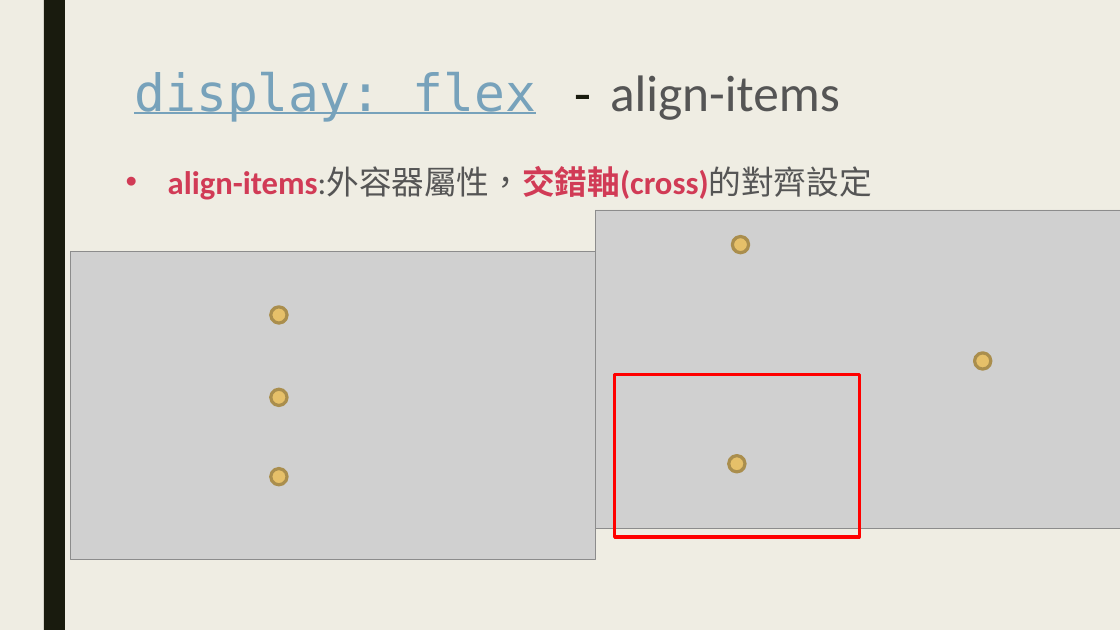
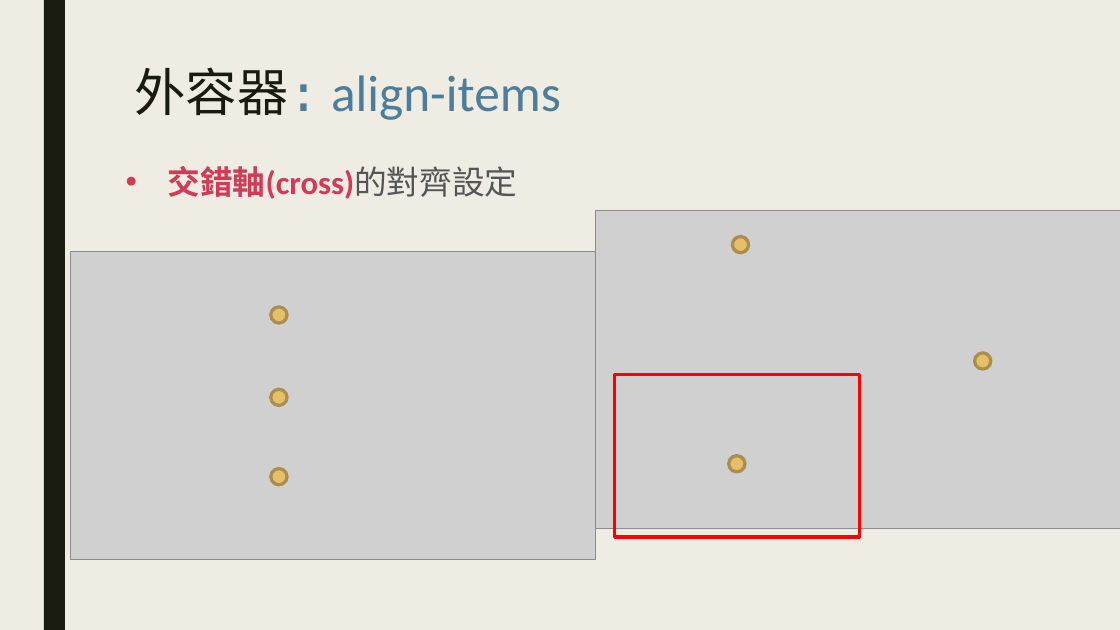
Before and after one commit to Alicexdcw/FrontEndTutorial, a slide deck: slide 17 of sidle-project-porfit.pptx (slide 9 before the commit). Drawn at 1120x630 pixels with LibreOffice and Linux fonts; fonts in the diff are those of the drawing; grey boxes stand for pictures. Boxes give left, top, right and bottom in pixels: in the first picture for what was removed or moved away, otherwise in the second. Text is boxed around its words. In the diff, an @@ line names an element or a change of style, - is before the commit and + after.

```diff
--- a/sidle-project-porfit.pptx
+++ b/sidle-project-porfit.pptx
@@ title at (x1=134, y1=67, x2=561, y2=120): text changed; font DejaVu Sans Mono to Calibri; text colour #77A2BB to #4D7D99 @@
-display: flex - align-items
+外容器: align-items
@@ text at (x1=168, y1=166, x2=518, y2=199): text changed @@
-• align-items:外容器屬性，交錯軸(cross)的對齊設定
+• 交錯軸(cross)的對齊設定
```
Also in this commit, not shown: 5 other slides changed, 14 slides added.
